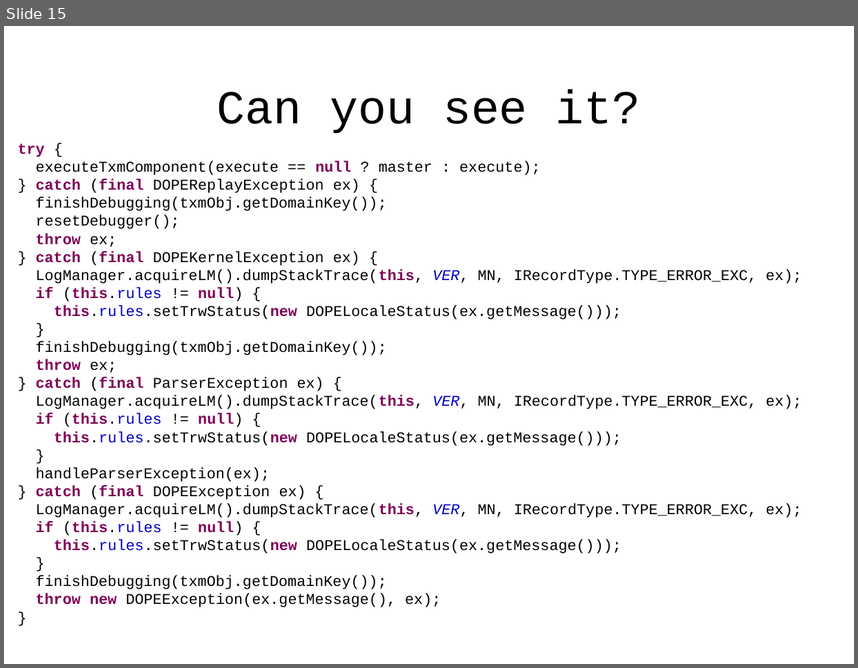
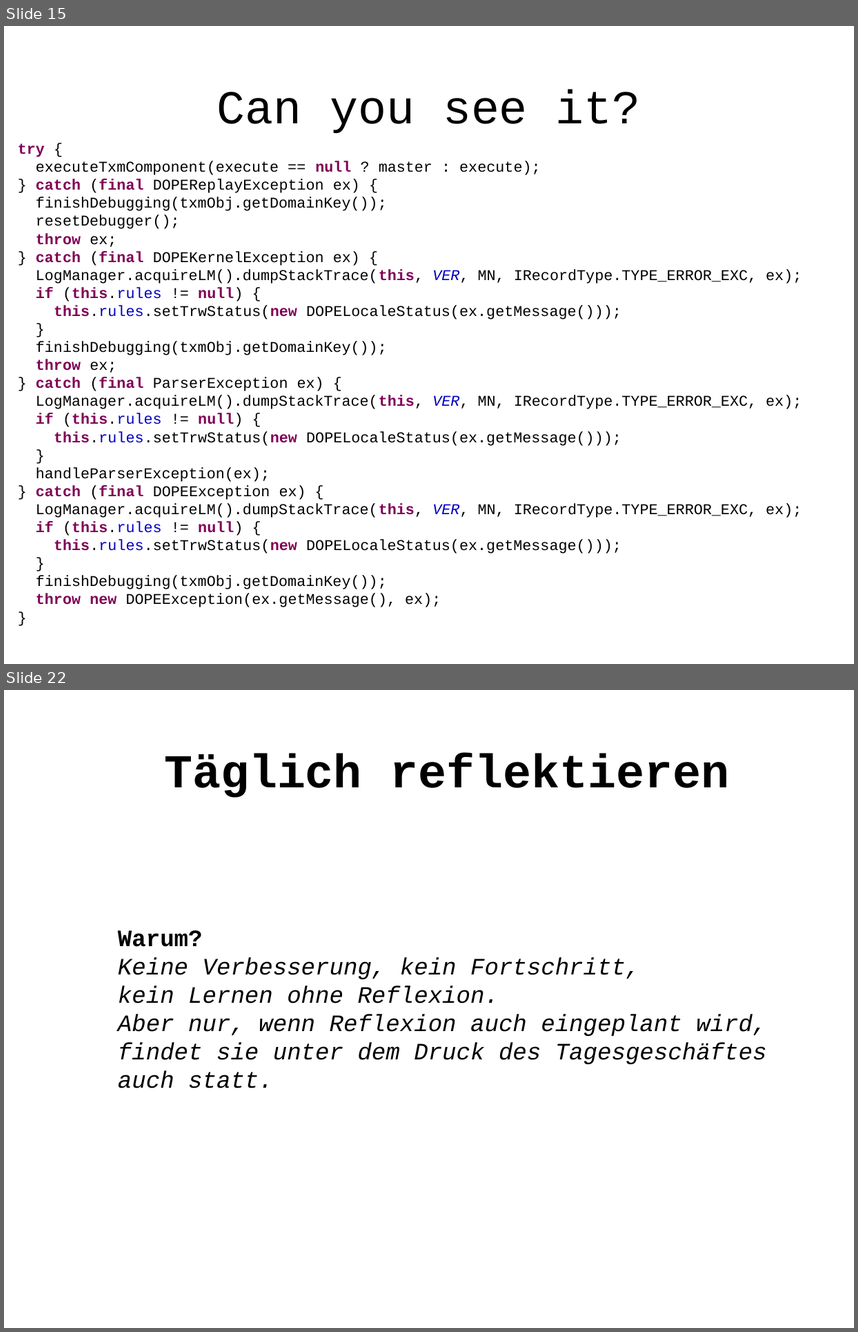
Before and after one commit to Weltraumschaf/Slides, a slide deck: CleanCodeDeveloper/RoterDan1/CCD_Roter_Dan_1.odp. Shown one above the other, each under a label of ours: slide 15 before the commit, slides 15 and 22 after it; the slides between them are not shown. The pictures are 858x668 and 858x1332 pixels, drawn with LibreOffice and Linux fonts; fonts in the diff are those of the drawing. Boxes give left, top, right and bottom in pixels: in the first picture for what was removed or moved away, otherwise in the second. Text is boxed around its words. In the diff, an @@ line names an element or a change of style, - is before the commit and + after.

```diff
--- a/CleanCodeDeveloper/RoterDan1/CCD_Roter_Dan_1.odp
+++ b/CleanCodeDeveloper/RoterDan1/CCD_Roter_Dan_1.odp
@@ slide 22 added at <box>4,690,854,1328</box>, background #FFFFFF @@
@@ title added at <box>164,753,730,798</box>, 44 pt, text #000000, bold @@
+  Täglich reflektieren
@@ text added at <box>118,930,767,1088</box>, 22 pt, text #000000, italic @@
+Warum?
+Keine Verbesserung, kein Fortschritt,
+kein Lernen ohne Reflexion.
+Aber nur, wenn Reflexion auch eingeplant wird, findet sie unter dem Druck des Tagesgeschäftes auch statt.
```
Also in this commit, not shown: 3 slides changed, 8 other slides added, 3 slides removed, 3 other files.
